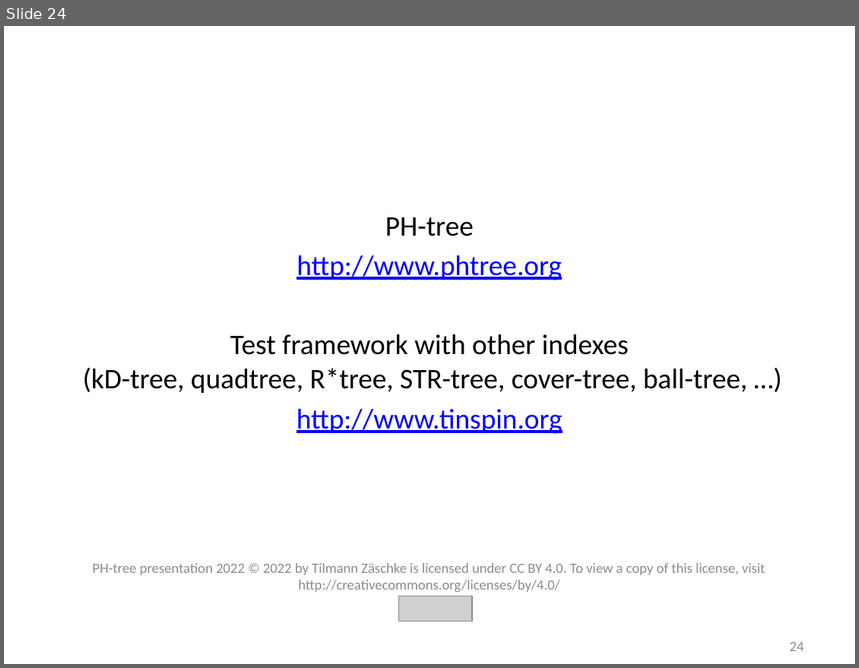
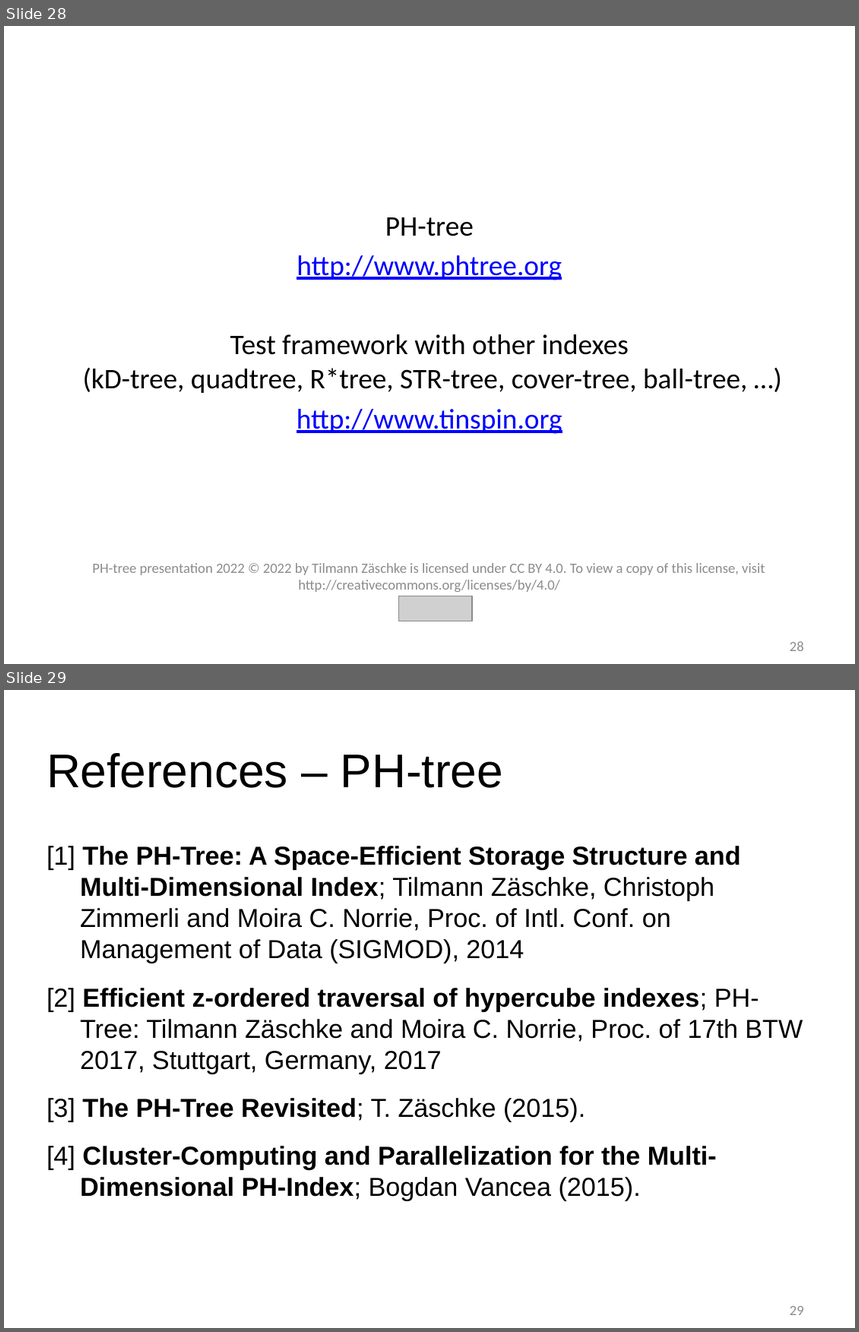
Before and after one commit to tzaeschke/phtree-site, a slide deck: originals/PH-tree-presentation-2018.odp. Shown one above the other, each under a label of ours: slide 24 before the commit, slides 28 and 29 after it. The pictures are 859x668 and 859x1332 pixels, drawn with LibreOffice and Linux fonts; fonts in the diff are those of the drawing; grey boxes stand for pictures. Boxes give left, top, right and bottom in pixels: in the first picture for what was removed or moved away, otherwise in the second. Text is boxed around its words. In the diff, an @@ line names an element or a change of style, - is before the commit and + after.

```diff
--- a/originals/PH-tree-presentation-2018.odp
+++ b/originals/PH-tree-presentation-2018.odp
@@ slide 29 added at (4, 690, 855, 1328), background #FFFFFF @@
@@ title added at (47, 753, 503, 788), 40 pt, text #000000 @@
+References – PH-tree
@@ text added at (47, 846, 803, 1201), 22 pt, text #000000 @@
+[1] The PH-Tree: A Space-Efficient Storage Structure and Multi-Dimensional Index; Tilmann Zäschke, Christoph Zimmerli and Moira C. Norrie, Proc. of Intl. Conf. on Management of Data (SIGMOD), 2014
+[2] Efficient z-ordered traversal of hypercube indexes; PH-Tree: Tilmann Zäschke and Moira C. Norrie, Proc. of 17th BTW 2017, Stuttgart, Germany, 2017
+[3] The PH-Tree Revisited; T. Zäschke (2015).
+[4] Cluster-Computing and Parallelization for the Multi-Dimensional PH-Index; Bogdan Vancea (2015).
@@ page number added at (790, 1306, 804, 1315), 12 pt, text #8B8B8B @@
+29
@@ what was slide 24 is now slide 28 @@
@@ page number at (790, 642, 804, 651): text changed @@
-24
+28
```
Also in this commit, not shown: 12 slides changed, 7 other slides added, 12 slides removed, 15 other files.
